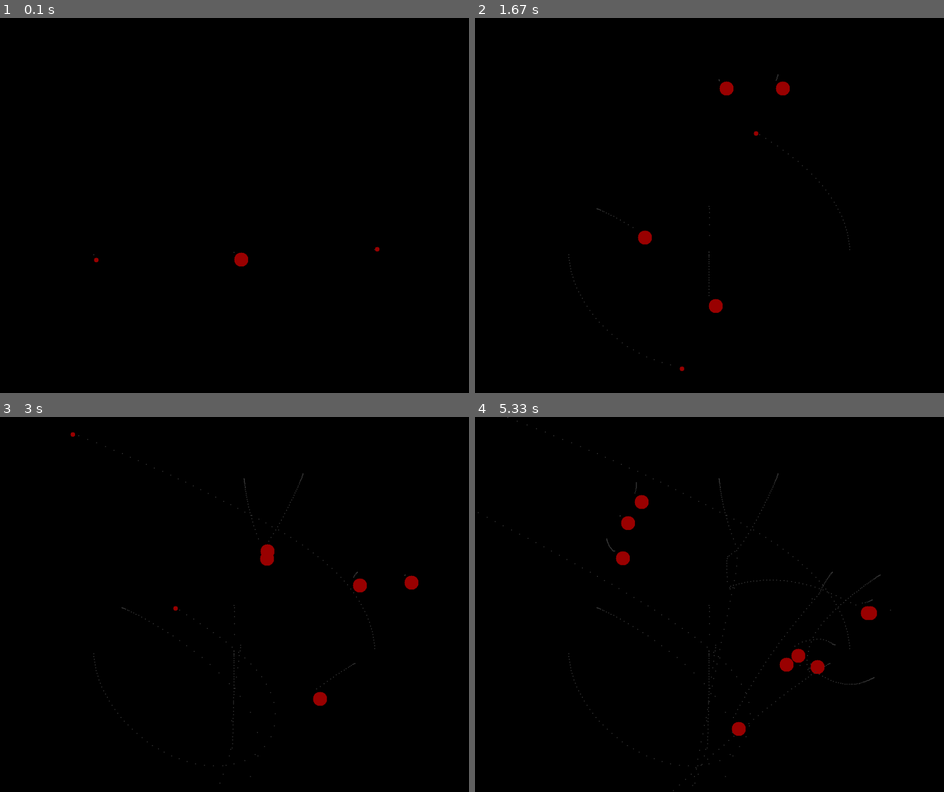
Above: before the commit, frames 1-4 (two rows, left to right).
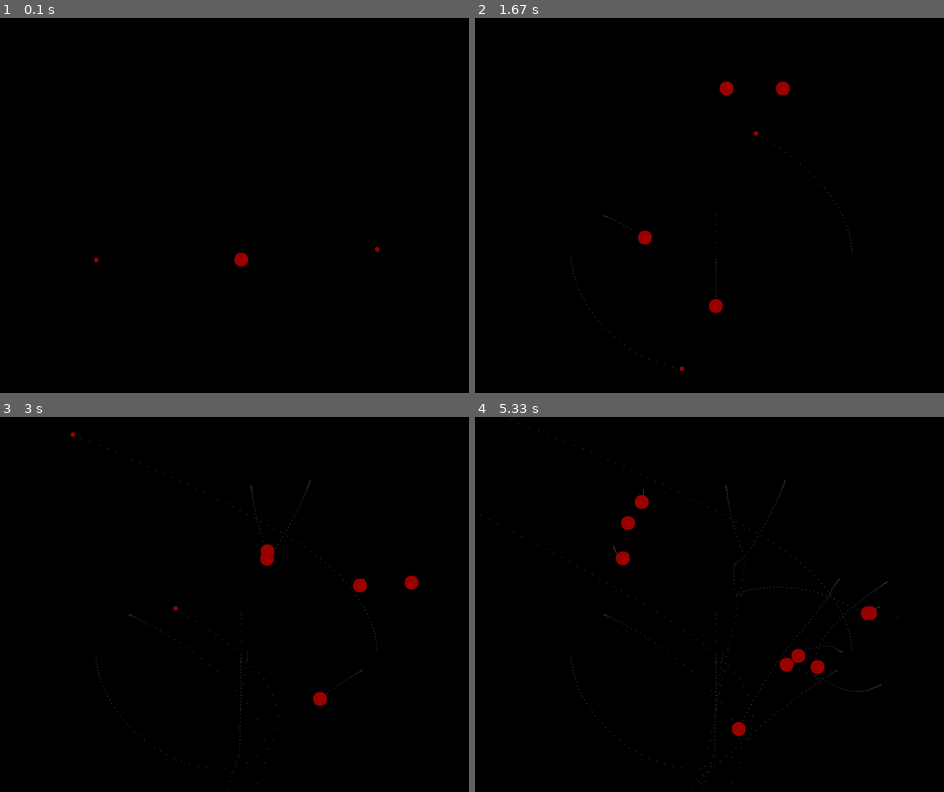
Above: after the commit, the same moments.

Repository: ggrainger34/PygameGravitySimulator
Game: pygame game, started from gravityEngine.py
Same seed, same stepped clock (60 frames per second), same inputs: the game is played once before the commit and once after it.
Inputs (mouse positions are in pixels of both pictures, inside the frame that each line leads up to):
- Up to frame 1 (0.1 s): no input
- Up to frame 2 (1.67 s): click (709, 205) at 0.4 s; click (596, 209) at 0.73 s; click (779, 74) at 1.07 s; click (718, 78) at 1.4 s
- Up to frame 3 (3 s): click (239, 645) at 1.73 s; click (356, 664) at 2.07 s; click (356, 570) at 2.4 s; click (403, 574) at 2.73 s
- Up to frame 4 (5.33 s): click (873, 675) at 3.07 s; click (728, 589) at 3.4 s; click (606, 537) at 3.73 s; click (836, 645) at 4.07 s; click (634, 484) at 4.4 s; click (873, 600) at 4.73 s; click (620, 514) at 5.07 s

The runs differ from the first frame. In frame 1, less than 0.1% of the frame differs, in the area x 19-81%, y 61-64%; in frame 2, 0.1%; in frame 3, 0.3%; in frame 4, 0.6%, in the area x 0-91%, y 0-100%.

Commit message:
Update gravityEngine.py

Diff:
--- a/gravityEngine.py
+++ b/gravityEngine.py
@@ -38,10 +38,6 @@
         self.velY = velY
         self.mass = mass
         self.bodyRadius = bodyRadius
-
-        #Body centre, from where all calculations are carried out
-        self.bodyCentreX = self.posX + (self.bodyRadius / 2)
-        self.bodyCentreY = self.posY + (self.bodyRadius / 2)
 
         #The list of previousLocations is used to render the trail of the body
         self.previousLocations = []
@@ -90,7 +86,9 @@
         #Update the screen
         self.renderTrail()
         self.renderBody()
-        self.previousLocations.append((self.posX, self.posY))
+
+        #Add previous locations, this is used for creating a trail
+        self.previousLocations.append((self.posX + (self.bodyRadius / 2), self.posY + (self.bodyRadius / 2)))
 
     #This code displays where the body has been in all past positions
     def renderTrail(self):
@@ -118,7 +116,6 @@
 pygame.display.set_caption('n-body Simulation')
 clock = pygame.time.Clock()
 
-#Keep running the simulation until the user decides to quit
 mouseDownLastFrame = False
 
 prevCounter = perf_counter()
@@ -128,6 +125,7 @@
 Body(200, 500, 0, 2, 10, 10, 'Object.png')
 Body(800, 500, 0, -2, 10, 10, 'Object.png')
 
+#Keep running the simulation until the user decides to quit
 while True:
     currentMouse = False
 
